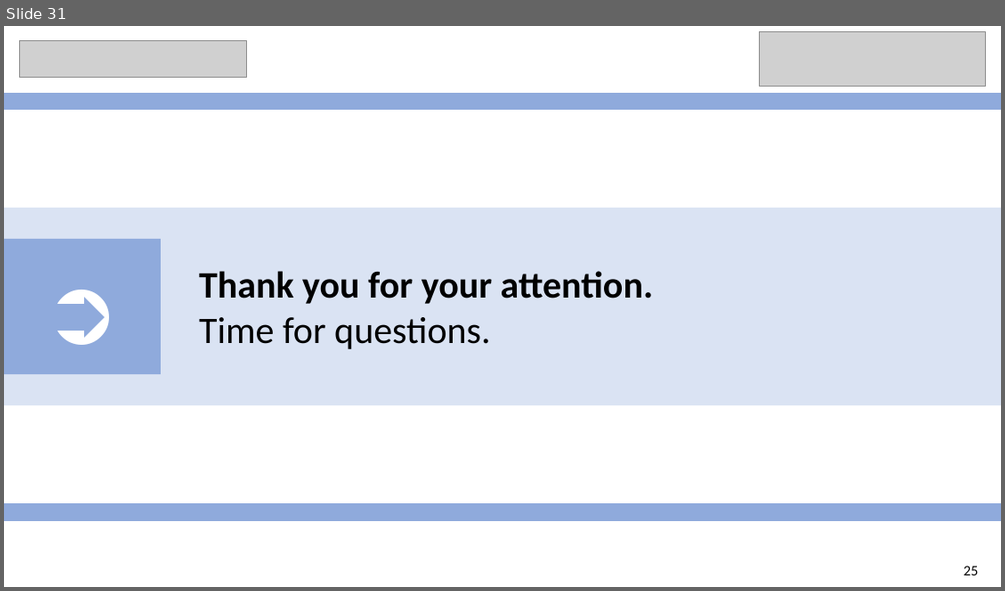
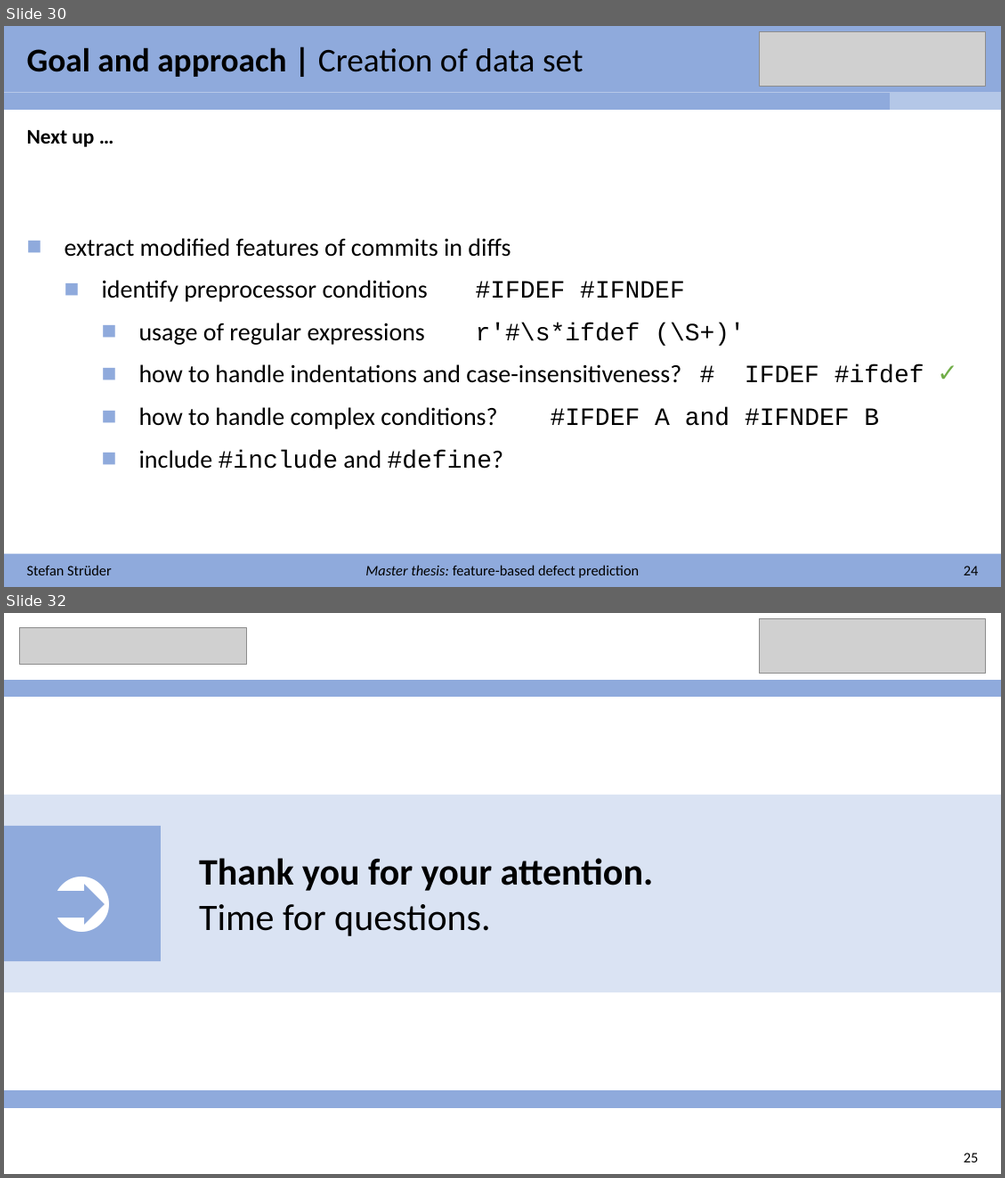
Before and after one commit to stefanstrueder/MA_Strueder, a slide deck: Einführungspräsentation/Introduction.pptx. Shown one above the other, each under a label of ours: slide 31 before the commit, slides 30 and 32 after it; the slides between them are not shown. The pictures are 1005x591 and 1005x1178 pixels, drawn with LibreOffice and Linux fonts; fonts in the diff are those of the drawing; grey boxes stand for pictures. Boxes give left, top, right and bottom in pixels: in the first picture for what was removed or moved away, otherwise in the second. Text is boxed around its words. In the diff, an @@ line names an element or a change of style, - is before the commit and + after.

```diff
--- a/Einführungspräsentation/Introduction.pptx
+++ b/Einführungspräsentation/Introduction.pptx
@@ slide 30 added at <box>4,26,1001,587</box>, background #FFFFFF @@
@@ rectangle added at <box>4,26,1001,93</box>, fill #8FAADC @@
@@ text added at <box>27,47,582,77</box>, 32 pt, text #000000 @@
+Goal and approach | Creation of data set
@@ picture added at <box>760,32,986,86</box> @@
@@ table added at <box>4,93,1000,110</box>, 1 rows, 6 columns @@
+ |  |  |  |  | 
@@ text added at <box>27,130,94,147</box>, 20 pt, text #000000, bold @@
+Next up …
@@ text added at <box>65,238,879,468</box>, 24 pt, text #000000 @@
+■ extract modified features of commits in diffs
+  ■ identify preprocessor conditions #IFDEF #IFNDEF
+    ■ usage of regular expressions r'#\s*ifdef (\S+)'
+    ■ how to handle indentations and case-insensitiveness? # IFDEF #ifdef
+    ■ how to handle complex conditions? #IFDEF A and #IFNDEF B
+    ■ include #include and #define?
@@ text added at <box>930,353,965,390</box>, 24 pt, text #70AD47 @@
+✓
@@ rectangle added at <box>4,554,1001,587</box>, fill #8FAADC @@
@@ text added at <box>27,564,112,575</box>, 14 pt, text #000000 @@
+Stefan Strüder
@@ text added at <box>365,564,639,578</box>, 14 pt, text #000000 @@
+Master thesis: feature-based defect prediction
@@ text added at <box>963,565,979,575</box>, 14 pt, text #000000 @@
+24
@@ what was slide 31 is now slide 32 @@
```
Also in this commit, not shown: 6 slides changed, 5 other files.
